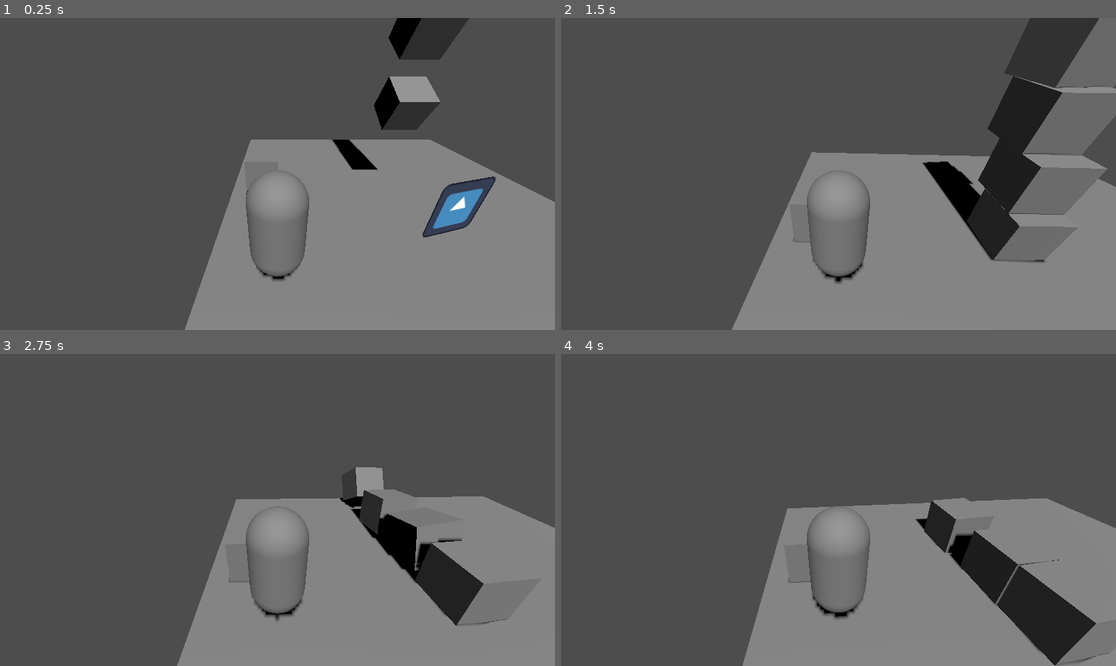
Above: before the commit, frames 1-4 (two rows, left to right).
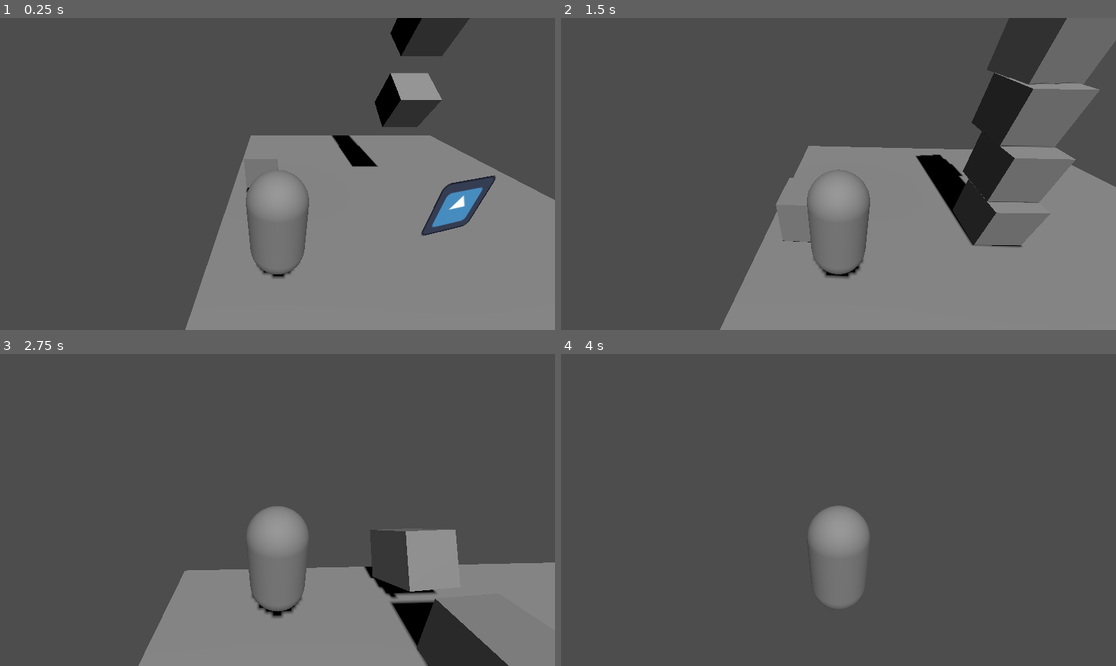
Above: after the commit, the same moments.

Repository: WholesomePenkamin/BRgame
Game: Godot game, scene res://level_1.tscn
Two runs of this game, one before a commit and one after it. Both use one fixed random seed, a clock stepped at 60 frames per second and the inputs below. The engine's default icon, where the game draws it, is replaced by a stand-in: a white triangle on a blue panel in a dark square.
Inputs (mouse positions are in pixels of both pictures, inside the frame that each line leads up to):
- Up to frame 1 (0.25 s): no input
- Up to frame 2 (1.5 s): tap Enter (ui_accept) at 0.5, 0.77 s; move the mouse to (866, 174) at 0.52 s; hold W (move_forward) from 0.53 s (still down); move the mouse to (810, 174) at 1.27 s
- Up to frame 3 (2.75 s): keep holding W (move_forward); tap Enter (ui_accept) at 1.52 s; move the mouse to (288, 503) at 2.02 s
- Up to frame 4 (4 s): keep holding W (move_forward); move the mouse to (832, 516) at 2.77 s; tap Enter (ui_accept) at 3.02, 3.77 s; move the mouse to (877, 513) at 3.52 s

The runs differ from the first frame. In frame 1, 1.9% of the frame differs, in the area x 33-100%, y 0-100%; in frame 2, 12%; in frame 3, 17%; in frame 4, 29%, in the area x 32-100%, y 46-100%.

Commit message:
Forward is always where the camera is looking

Diff:
--- a/player.gd
+++ b/player.gd
@@ -3,6 +3,9 @@
 var mouse_sensitivity := 0.001
 var twist_input := 0.0
 var pitch_input := 0.0
+
+@onready var twist_pivot := $TwistPivot
+@onready var pitch_pivot := $TwistPivot/PitchPivot
 
 # Called when the node enters the scene tree for the first time.
 func _ready():
@@ -15,14 +18,14 @@
 	input.x = Input.get_axis("move_left", "move_right")
 	input.z = Input.get_axis("move_forward", "move_back")
 
-	apply_central_force(input * 1200.0 * delta)
+	apply_central_force(twist_pivot.basis * input * 1200.0 * delta)
 
 	if Input.is_action_just_pressed("ui_cancel"):
 		Input.set_mouse_mode(Input.MOUSE_MODE_VISIBLE)
 
-	$TwistPivot.rotate_y(twist_input)
-	$TwistPivot/PitchPivot.rotate_x(pitch_input)
-	$TwistPivot/PitchPivot.rotation.x = clamp($TwistPivot/PitchPivot.rotation.x,-0.5,0.5)
+	twist_pivot.rotate_y(twist_input)
+	pitch_pivot.rotate_x(pitch_input)
+	pitch_pivot.rotation.x = clamp(pitch_pivot.rotation.x,-0.8,0.8)
 
 	twist_input = 0.0
 	pitch_input = 0.0
